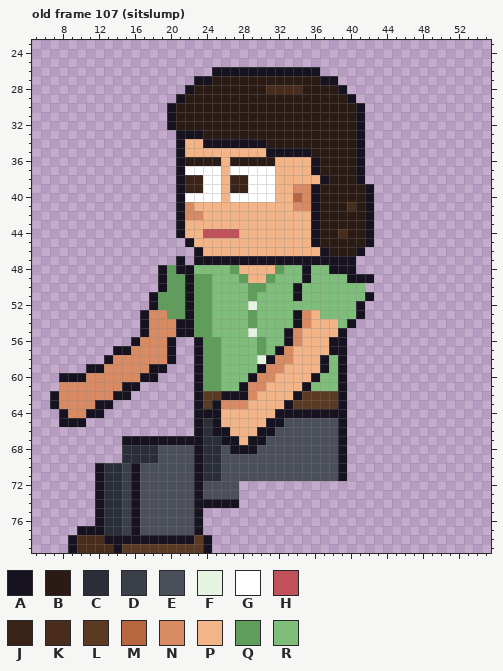
A pixel-art file gets an edit: sprites/clients/client_vetrec_a_left_anim.aseprite. Above: the version before the commit.
64x80 pixels, 129 frames. Colours within 5 levels of each other are drawn and written as one. Shown: old frame 107 (sitslump): x 5..55, y 23..79. The commit also changed other frames, which this record leaves out.
Visible layers, top first: "Arm Top", "Hair", "Face", "Watch", "Near Arm", "Collar", "Belt", "Shirt", "Body", "Back Arm", "Pants", "Shoes".
Palette (. is transparent): A #17121f  B #2a1c14  C #2a2e38  D #3a3f4a  E #4a4f5a  F #e4f4e0  G #ffffff  H #c0505a  J #3a2418  K #4a2c1c  L #5a3a22  M #b8663f  N #d88a62  P #f3b488  Q #5e9e5a  R #7ebe7a
Pixels before, old frame 107 (sitslump) (only the part around the change), first column x 5:
28 .................ABBBBBBBBKKKKBBBBA................
29 ................ABBBBBBBBBBBBBBBBBBA...............
30 ...............ABBBBBBBBBBBBBBBBBBBBA..............
31 ...............ABBBBBBBBBBBBBBBBBBBBA..............
32 ...............ABBBBBBBBBBBBBBBBBBBBA..............
33 ................AAABBBBBBBBBBBBBBBBBA..............
34 ................APPAAAAAAABBBBBBBBBBA..............
35 ................APPPPPPPPPAAAAABBBBBA..............
36 ................ABBBBPBBBBBPPPPABBBBA..............
37 ................AGGGGPGGGGGPPPPABBBBA..............
38 ................AJJGGPJJGGGPPPPPABBBA..............
39 ................AJJGGPJJGGGPPNNABBBBBA.............
40 ................AGGGGPGGGGGPPMNABBBBBA.............
41 ................ANPPPPPPPPPPPNNABBBKBA.............
42 ................ANNPPPPPPPPPPPPABBBBBA.............
43 ................APPPPPPPPPPPPPPABBBBBA.............
44 ................APPHHHHPPPPPPPPABBKBBA.............
45 .................APPPPPPPPPPPPPABBBBBA.............
46 ..................APPPPPPPPPPPPPABBBA..............
47 ................A.AAAAAAAAAAAAAAAAAA...............
48 ..............AQAARRRRQPPPPQRRARRAAA...............
49 ..............AQQAQQRRRQPPQRRRARRRRAAA.............
50 ..............AQQAQQRRRRQQRRRARRRRRRR..............
51 .............AQQQAQQRRRRQRRRRARRRRRRRA.............
52 .............AQQQAQQRRRRFRRRRRRRRRRRA..............
53 ............ANNQQAQQRRRRQRRRRANPRRRRA..............
54 ............ANNNAAQQRRRRQRRRRANPPPRA...............
55 ............ANNNAAQQRRRRFRRRANPPPPA................
56 ...........ANNNA..AQQRRRRQRRANPPPAA................
57 .........AANNNNA..AQQRRRRQRANPPPPAA................
58 ........ANNNNNNA..AQQRRRRFANNPPPARA................
59 ......AANNNNNAA...AQQRRRRANNPPPPARA................
60 ...AAANNNNNNAA....AQQRRRANNPPPPARRA................
61 ...NNNNNNNAA......AQQRRANNPPPPARRRA................
62 ..ANNNNNNAA.......ALLAAANPPPPALLLLA................
63 ..ANNNNAA.........ALANNNPPPPALLLLLA................
64 ...ANNAA..........AAAPPPPPPAAAAAAAA................
65 ...AAA............ACAPPPPPAAEEEEEEA................
66 ..................ACAAPPPAAEEEEEEEA................
67 ..........AAAAAAAAACCAAPAAEEEEEEEEA................
68 ..........CCCCEEEEACCEAAAEEEEEEEEEA................
69 ..........CCCCEEEEACCEEEEEEEEEEEEEA................
70 .......ACCDAEEEEEEACCEEEEEEEEEEEEEA................
71 .......ACCDAEEEEEEACCEEEEEEEEEEEEEA................
72 .......ACCDAEEEEEEAEEEE............................
73 .......ACCDAEEEEEEAEEEE............................
74 .......ACCDAEEEEEEAAAAA............................
75 .......ACCDAEEEEEEA................................
76 .......ACCDAEEEEEEA................................
77 .....AAACCDAEEEEEEA................................
78 ....AKKKAAAAAAAAAALA...............................
79 ....AKKKKALLLLLLLLLA...............................
The result:
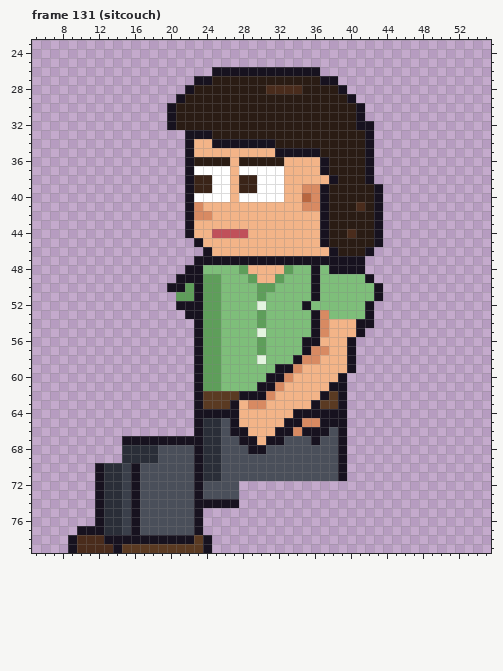
A new or re-ordered frame is compared with the old frame closest to it.
Changes in this commit:
frames 129 -> 135
Changed rows in their new state; - is an unchanged pixel.
Frame 131 (sitcouch) is new; against old frame 107 (sitslump):
first column x 7:
32 -----------------------------------A-
33 --------------.--A----------------BA-
34 --------------.A-P------A---------BA-
35 --------------.A--------P----A----BA-
36 --------------.A---BP----B---PA---BA-
37 --------------.A---GP----G---PA---BA-
38 --------------.A-J-GP-J--G----PA--BA-
39 --------------.A-J-GP-J--G-P-NA----BA
40 --------------.A---GP----G-PMNA----BA
41 --------------.AN----------P-NA--BKBA
42 --------------.A-N-----------PA----BA
43 --------------.A-------------PA----BA
44 --------------.A-P---H-------PA-BK-BA
45 ---------------.A------------PA----BA
46 ----------------.A------------PA--BA-
47 --------------.-------------------A--
48 ------------...-A---RQ---PQ-RA----A--
49 ------------..A-A-Q--RQ-PQ--RA---RR--
50 ------------.AAQA-Q---R-Q--R-A-----RA
51 -----------...-QA-Q---RQ---R-A-----RA
52 -----------...A-A-Q---RF----A-----RA-
53 ----------.....-A-Q---RQ---RRAN---RA-
54 ----------......A-Q---RQ---RRAN-PPAA-
55 ----------......A-Q---RF--RRRAN-PPA--
56 ---------.....------------RRAA-PPA---
57 -------.......-----------RRRANNPPA---
58 ------........----------RRRANNPPPA---
59 ----.........----------RRAAN--PPPA---
60 -...........----------RRAAN--PPP-----
61 -.........-----------RRAAN--PPPA-----
62 .........----------LL-AAN--PPPA------
63 .......-----------LLAPNN--PPPA-------
64 -.....-------------AA----PP----------
65 -...--------------CEA---PPAANNAA-----
66 ------------------CEAA-PPAANAAA------
67 -------------------EEA-PAA---A-------
68 --------------------EE-A-------------
Changed places in both pictures, as pixel boxes (x1, y1, x2, y2):
changed: (50, 121, 383, 454)
